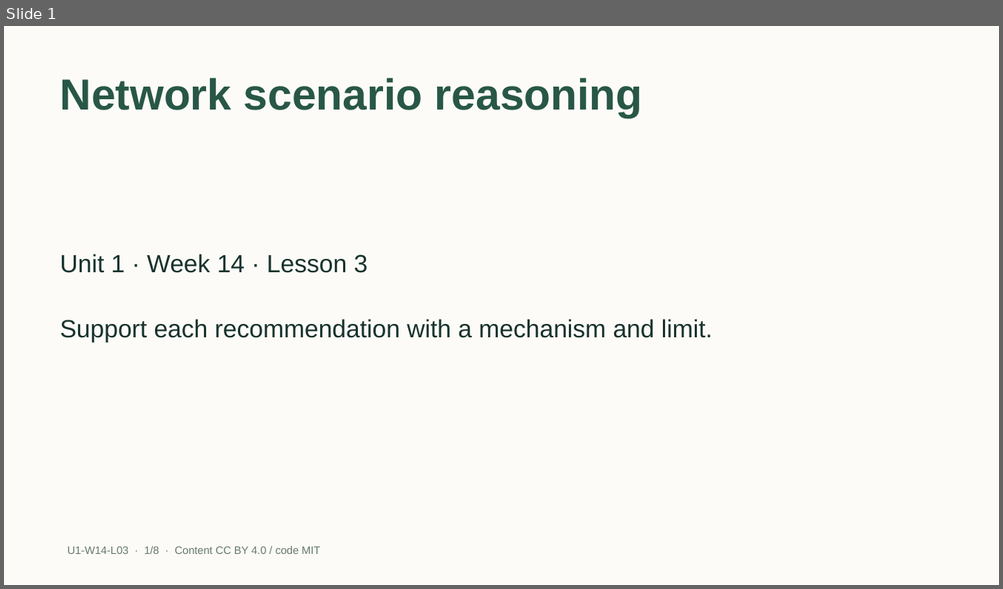
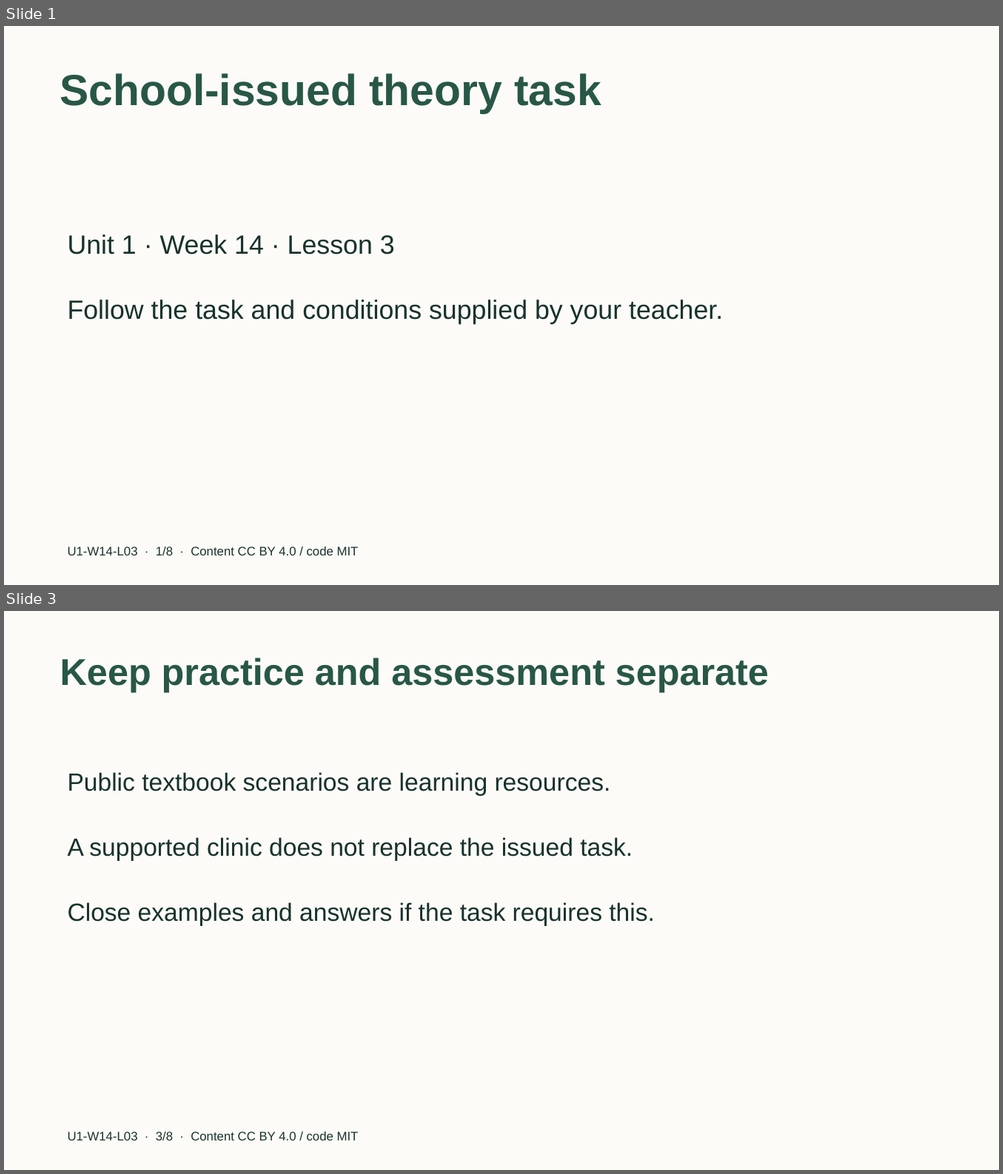
Before and after one commit to EdugenIO/cs-atar-textbook, a slide deck: dist/slides/u1-w14-l03.pptx. Shown one above the other, each under a label of ours: slide 1 before the commit, slides 1 and 3 after it; the slides between them are not shown. The pictures are 1003x589 and 1003x1174 pixels, drawn with LibreOffice and Linux fonts; fonts in the diff are those of the drawing. Boxes give left, top, right and bottom in pixels: in the first picture for what was removed or moved away, otherwise in the second. Text is boxed around its words. In the diff, an @@ line names an element or a change of style, - is before the commit and + after.

```diff
--- a/dist/slides/u1-w14-l03.pptx
+++ b/dist/slides/u1-w14-l03.pptx
@@ slide 3 added at [4,611,999,1170], background #FCFBF7 @@
@@ title added at [60,658,768,692], 36 pt, text #285747, bold @@
+Keep practice and assessment separate
@@ text added at [68,772,611,796], 24 pt, text #18322D @@
+Public textbook scenarios are learning resources.
@@ text added at [68,837,632,861], 24 pt, text #18322D @@
+A supported clinic does not replace the issued task.
@@ text added at [68,903,654,926], 24 pt, text #18322D @@
+Close examples and answers if the task requires this.
@@ text added at [68,1132,358,1141], 12 pt, text #18322D @@
+U1-W14-L03 · 3/8 · Content CC BY 4.0 / code MIT
@@ slide 1 changed as well @@
@@ title at [60,73,601,113]: text changed @@
-Network scenario reasoning
+School-issued theory task
@@ text "Unit 1 · Week 14 ..." at [68,235,395,255]: size 24 to 25.5 pt; vertical alignment middle to top @@
@@ text "Follow the task and conditions ..." at [68,300,723,324]: vertical alignment middle to top @@
@@ text at [68,300,723,324]: text changed; size 24 to 25.5 pt @@
-Support each recommendation with a mechanism and limit.
+Follow the task and conditions supplied by your teacher.
@@ text "U1-W14-L03 · 1/8 · Content ..." at [68,547,358,556]: size 10.5 to 12 pt, text colour #66786F to #18322D @@
```
Also in this commit, not shown: 6 other slides added, 7 slides removed, 40 other files.
